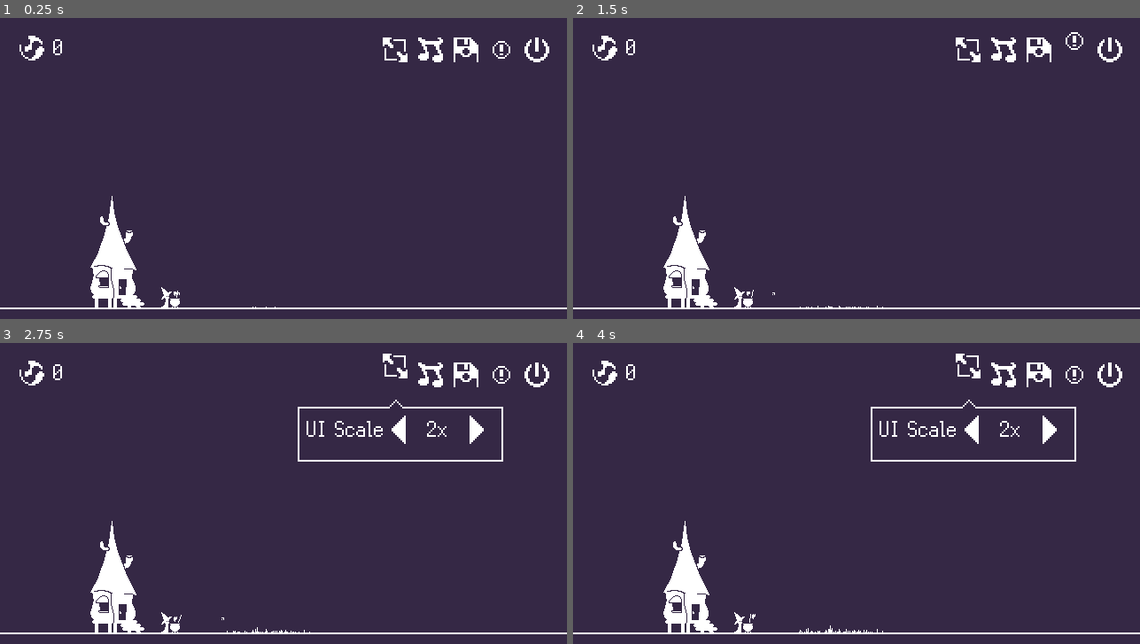
Above: before the commit, frames 1-4 (two rows, left to right).
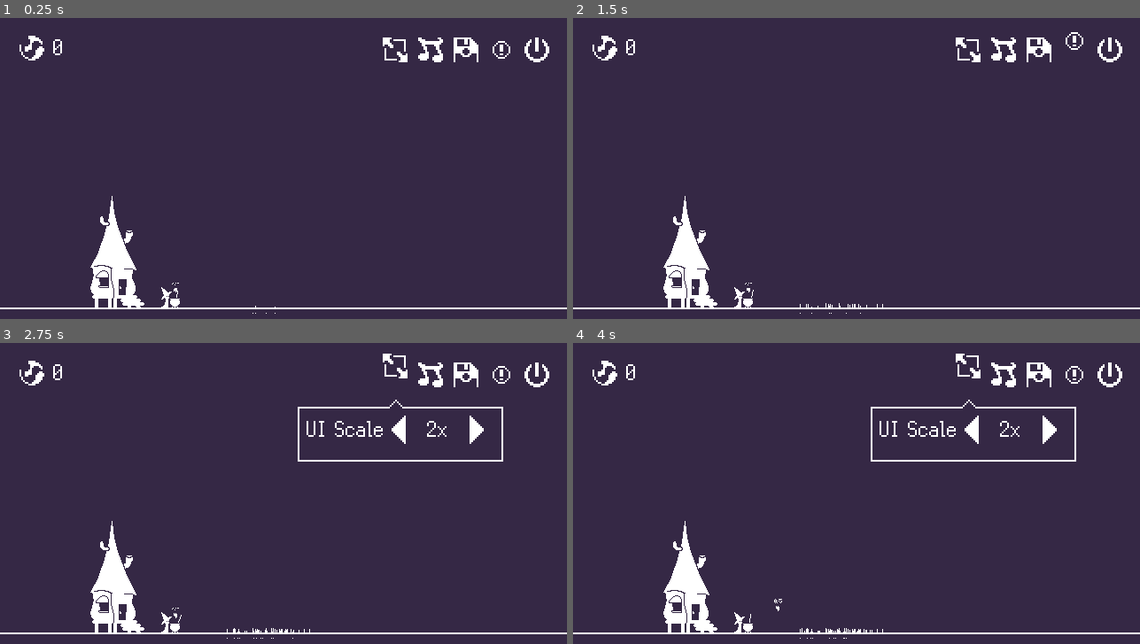
Above: after the commit, the same moments.

Repository: nicokumike/MajoKara
Game: Godot game, scene res://main.tscn
Two runs of this game, one before a commit and one after it. Both use one fixed random seed, a clock stepped at 60 frames per second and the inputs below.
Inputs (mouse positions are in pixels of both pictures, inside the frame that each line leads up to):
- Up to frame 1 (0.25 s): no input
- Up to frame 2 (1.5 s): click (969, 51) at 0.5 s; click (1071, 51) at 1.25 s
- Up to frame 3 (2.75 s): click (396, 376) at 2 s
- Up to frame 4 (4 s): click (981, 430) at 2.75 s; click (1088, 385) at 3.5 s

The runs differ from the first frame. In frame 1, less than 0.1% of the frame differs, in the area x 30-49%, y 87-99%; in frame 2, less than 0.1%; in frame 3, less than 0.1%; in frame 4, less than 0.1%, in the area x 31-55%, y 85-99%.

Commit message:
fairy stuff

Diff:
--- a/Entities/Fairies/Fairy.tscn
+++ b/Entities/Fairies/Fairy.tscn
@@ -1,9 +1,10 @@
-[gd_scene load_steps=10 format=3 uid="uid://naq2dhl5ely2"]
+[gd_scene load_steps=11 format=3 uid="uid://naq2dhl5ely2"]
 
 [ext_resource type="Script" uid="uid://c2mnd4tnqjq6a" path="res://Entities/Fairies/fairy.gd" id="1_2u0gk"]
 [ext_resource type="Texture2D" uid="uid://dm7kmtc1mpsao" path="res://Assets/Entities/Characters/Fairy.png" id="1_dgycp"]
 [ext_resource type="Script" uid="uid://bu5l44w33brnm" path="res://Entities/Fairies/fairy_area.gd" id="3_7xlch"]
 [ext_resource type="Texture2D" uid="uid://bq67khybdjo5t" path="res://Assets/UI/sound.png" id="4_0e58w"]
+[ext_resource type="Theme" uid="uid://g8abk264gjw4" path="res://Assets/UI/Themes/label.tres" id="5_y87h0"]
 
 [sub_resource type="Curve2D" id="Curve2D_0e58w"]
 
@@ -47,7 +48,7 @@
 }
 
 [sub_resource type="RectangleShape2D" id="RectangleShape2D_7xlch"]
-size = Vector2(2, 2)
+size = Vector2(1, 1)
 
 [node name="MainFairy" type="Path2D"]
 curve = SubResource("Curve2D_0e58w")
@@ -57,8 +58,19 @@
 rotates = false
 
 [node name="Fairy" type="Sprite2D" parent="PathFollow2D"]
+position = Vector2(0, -4)
+scale = Vector2(-1, 1)
 texture = ExtResource("1_dgycp")
 hframes = 9
+
+[node name="Label" type="Label" parent="PathFollow2D/Fairy"]
+offset_left = 4.0
+offset_top = -11.0
+offset_right = 44.0
+offset_bottom = 12.0
+scale = Vector2(-0.5, 0.5)
+theme = ExtResource("5_y87h0")
+text = "0/5"
 
 [node name="AnimationPlayer" type="AnimationPlayer" parent="."]
 libraries = {
@@ -79,9 +91,11 @@
 script = ExtResource("3_7xlch")
 
 [node name="CollisionShape2D" type="CollisionShape2D" parent="Locator/Area2D"]
+position = Vector2(0.5, 1.5)
 shape = SubResource("RectangleShape2D_7xlch")
 
 [node name="Sound" type="Sprite2D" parent="Locator"]
+visible = false
 position = Vector2(4.76837e-07, 5.96046e-08)
 scale = Vector2(0.2, 0.2)
 texture = ExtResource("4_0e58w")
@@ -89,6 +103,10 @@
 [node name="LocatorTimeout" type="Timer" parent="."]
 wait_time = 0.05
 
+[node name="GrassCollection" type="Timer" parent="."]
+wait_time = 0.2
+
 [connection signal="area_entered" from="Locator/Area2D" to="Locator/Area2D" method="_on_area_entered"]
 [connection signal="connect_grass" from="Locator/Area2D" to="." method="_on_area_2d_connect_grass"]
 [connection signal="timeout" from="LocatorTimeout" to="." method="_on_locator_timeout_timeout"]
+[connection signal="timeout" from="GrassCollection" to="." method="_on_grass_collection_timeout"]
--- a/Entities/Fairies/fairy.gd
+++ b/Entities/Fairies/fairy.gd
@@ -7,9 +7,18 @@
 @onready var locator: Marker2D = $Locator
 @onready var area_2d: Area2D = $Locator/Area2D
 @onready var current_grass = Node2D
+@onready var grass_collection: Timer = $GrassCollection
+@onready var fairy: Sprite2D = $PathFollow2D/Fairy
+@onready var label: Label = $PathFollow2D/Fairy/Label
+
+
+
+var collection_factor = 1
 var moved = true
 var current_pos = Vector2()
-var speed = randf_range(10, 10)
+var speed = randf_range(2, 2)
+var inventory = 0
+var max_storage = 5
 
 func get_current_position():
 	current_pos = self.global_position
@@ -42,14 +51,19 @@
 	queue_free()
 
 # Called every frame. 'delta' is the elapsed time since the previous frame.
-func _process(delta: float) -> void:
+func _process(_delta: float) -> void:
 	if follow.progress_ratio == 1:
 		pass
 
 func fairy_flight():
 	#$Path2D/PathFollow2D/Firelantern.visible = true
 	var tween = create_tween()
+	tween.set_trans(Tween.TRANS_SINE)
 	tween.tween_property(follow, "progress_ratio", 1, speed)
+	tween.tween_callback(collect_material)
+
+func collect_material():
+	grass_collection.start()
 
 func _on_locator_timeout_timeout() -> void:
 	search_for_plant()
@@ -67,3 +81,23 @@
 
 func reset():
 	current_grass = null
+
+func _on_grass_collection_timeout() -> void:
+	if abs(current_grass.value) > 0:
+		if inventory < max_storage:
+			current_grass._collected(collection_factor)
+			inventory += 1
+			fairy.position.y += 1
+			label.text = str(inventory) + "/5"
+		else:
+			inventory_full()
+			grass_collection.stop()
+	else:
+		plant_fully_collected()
+		grass_collection.stop()
+
+func inventory_full():
+	print("im fulllll!")
+
+func plant_fully_collected():
+	print("planted gone")
--- a/Entities/Plants/magic_grass.gd
+++ b/Entities/Plants/magic_grass.gd
@@ -3,6 +3,8 @@
 @onready var line_2d: Line2D = $Line2D
 @onready var grow_clock: Timer = $GrowClock
 @onready var ray_cast_2d: RayCast2D = $RayCast2D
+@onready var label: Label = $Label
+
 
 
 var growth_factor = 1
@@ -10,6 +12,8 @@
 var maximum_growth = 0
 var value = 0
 var max_plant_cap
+@export var plant_cap_debug = -5
+@export var max_grow_clock_time = 1.2
 
 func _ready() -> void:
 	var cap_chance = randf_range(0, 1)
@@ -25,36 +29,40 @@
 		max_plant_cap = -10
 	else:
 		max_plant_cap = -5
-	var max_growth_copy = randi_range(-1, max_plant_cap)
+	var max_growth_copy = randi_range(-1, plant_cap_debug)
 	maximum_growth = max_growth_copy
 	grow_clock.start()
 
-func _physics_process(delta: float) -> void:
+func _physics_process(_delta: float) -> void:
 	if ray_cast_2d.is_colliding() == true:
 		var obj = ray_cast_2d.get_collider()
 		if obj.has_method("connect_fairy"):
 			obj.connect_fairy(self, value)
 
 func fairy_acknowledges_me():
-	print("hell ya")
+	pass
 
 func grow(growth_factor):
 	growth_amnt += growth_factor
 	value += growth_factor
-	if growth_amnt > maximum_growth:
+	if growth_amnt >= maximum_growth:
 		line_2d.set_point_position(0, Vector2(0, growth_amnt))
 	else:
+		label.text = str(abs(value))
+		ray_cast_2d.enabled = true
 		grow_clock.stop()
-		print(abs(value))
 
 func _on_grow_clock_timeout() -> void:
-	grow_clock.wait_time = randf_range(0, 1.2)
+	grow_clock.wait_time = randf_range(0, max_grow_clock_time)
 	grow(randi_range(-1, -2))
 
 func _collected(collection_amnt):
-	growth_amnt -= collection_amnt
-	value -= collection_amnt
-	if value > 0:
+	if value < 0:
+		print("!!! collect !!!")
+		growth_amnt += collection_amnt
+		value += collection_amnt
+		print("value less thn 0")
 		line_2d.set_point_position(0, Vector2(0, growth_amnt))
 	else:
-		queue_free()
+		pass
+		#queue_free()
--- a/Entities/Plants/magic_grass.tscn
+++ b/Entities/Plants/magic_grass.tscn
@@ -1,22 +1,35 @@
-[gd_scene load_steps=2 format=3 uid="uid://dmtjgtbfdlgcl"]
+[gd_scene load_steps=3 format=3 uid="uid://dmtjgtbfdlgcl"]
 
 [ext_resource type="Script" uid="uid://bln8p1kk2aqoc" path="res://Entities/Plants/magic_grass.gd" id="1_d4em1"]
+[ext_resource type="Theme" uid="uid://g8abk264gjw4" path="res://Assets/UI/Themes/label.tres" id="2_cpw0x"]
 
 [node name="MagicGrass" type="Node2D"]
 script = ExtResource("1_d4em1")
+max_grow_clock_time = 0.1
 
 [node name="Line2D" type="Line2D" parent="."]
 position = Vector2(-0.5, 0)
-points = PackedVector2Array(0, -1, 0, 0)
+points = PackedVector2Array(0, 0, 0, 0)
 width = 1.0
 
 [node name="GrowClock" type="Timer" parent="."]
+wait_time = 0.1
 
 [node name="RayCast2D" type="RayCast2D" parent="."]
 rotation = 3.14159
+enabled = false
 collision_mask = 4
 hit_from_inside = true
 collide_with_areas = true
 collide_with_bodies = false
 
+[node name="Label" type="Label" parent="."]
+offset_left = -1.0
+offset_top = 5.0
+offset_right = 39.0
+offset_bottom = 28.0
+scale = Vector2(0.2, 0.2)
+theme = ExtResource("2_cpw0x")
+text = "0"
+
 [connection signal="timeout" from="GrowClock" to="." method="_on_grow_clock_timeout"]
--- a/currency.gd
+++ b/currency.gd
@@ -2,5 +2,5 @@
 
 @onready var margin_container: MarginContainer = $MarginContainer
 
-func _process(delta: float) -> void:
+func _process(_delta: float) -> void:
 	margin_container.scale = Vector2(GlobalSettings.ui_scale, GlobalSettings.ui_scale)
